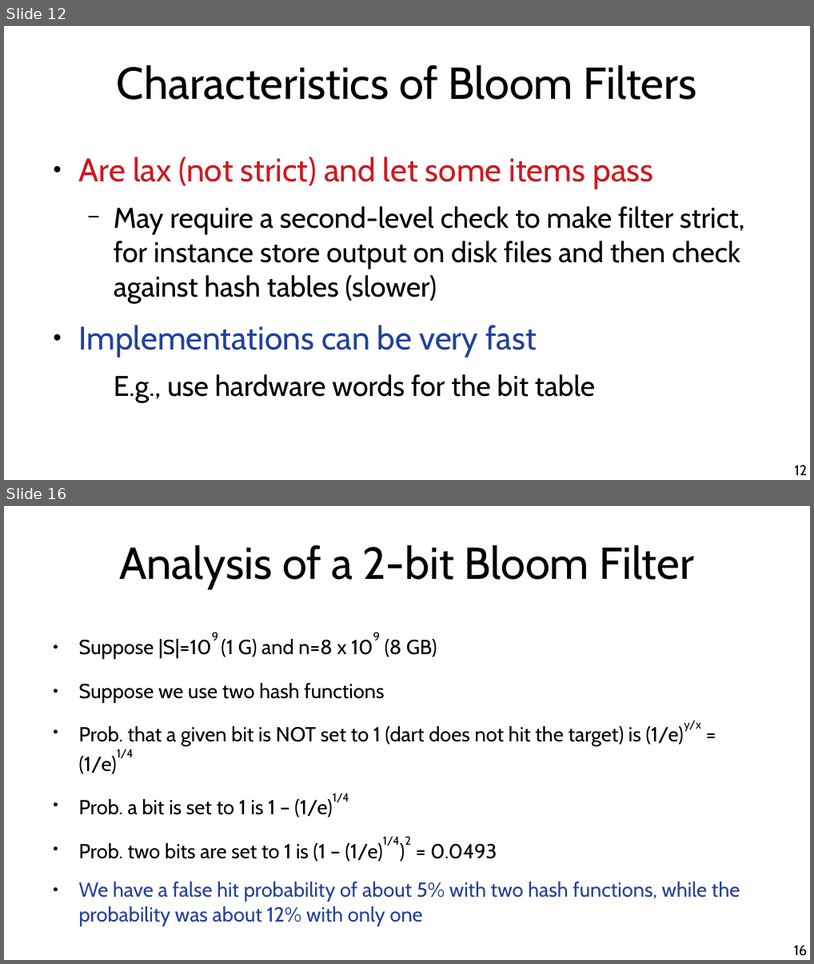
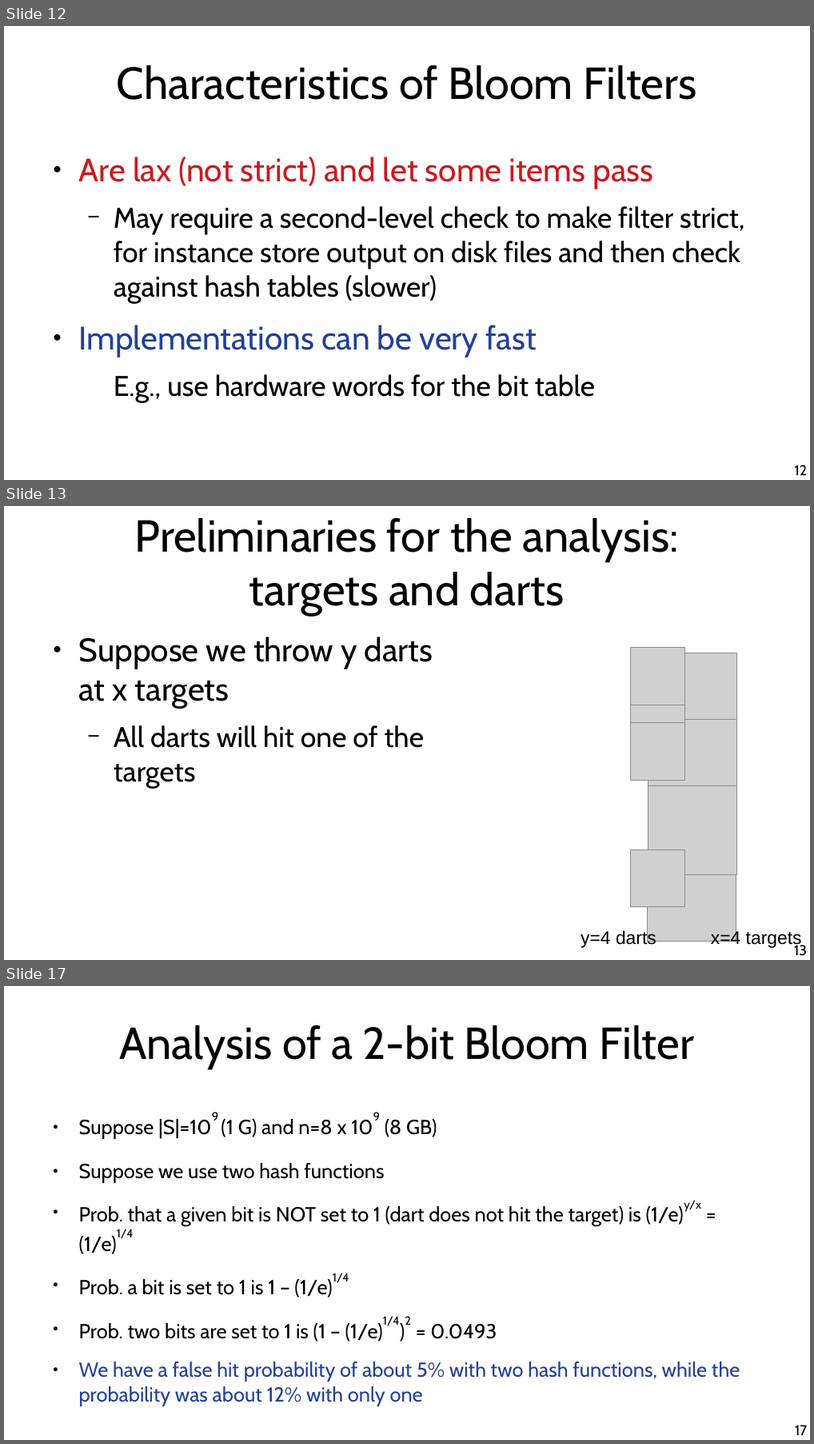
Before and after one commit to chatox/data-mining-course, a slide deck: theory/odp/tt24_bloom_filters.odp. Shown one above the other, each under a label of ours: slides 12 and 16 before the commit, slides 12, 13 and 17 after it; the slides between them are not shown. The pictures are 814x964 and 814x1444 pixels, drawn with LibreOffice and Linux fonts; fonts in the diff are those of the drawing; grey boxes stand for pictures. Boxes give left, top, right and bottom in pixels: in the first picture for what was removed or moved away, otherwise in the second. Text is boxed around its words. In the diff, an @@ line names an element or a change of style, - is before the commit and + after.

```diff
--- a/theory/odp/tt24_bloom_filters.odp
+++ b/theory/odp/tt24_bloom_filters.odp
@@ slide 13 added at box(4, 506, 810, 960), background #FFFFFF @@
@@ title added at box(135, 518, 678, 616), 44 pt, text #000000 @@
+Preliminaries for the analysis:
+targets and darts
@@ text added at box(79, 636, 434, 788), 32 pt, text #000000 @@
+● Suppose we throw y darts at x targets
+  − All darts will hit one of the targets
@@ picture added at box(631, 648, 686, 705) @@
@@ picture added at box(649, 653, 738, 742) @@
@@ picture added at box(631, 705, 686, 762) @@
@@ picture added at box(649, 720, 738, 809) @@
@@ picture added at box(631, 723, 686, 780) @@
@@ picture added at box(649, 785, 738, 875) @@
@@ picture added at box(631, 849, 686, 906) @@
@@ picture added at box(648, 852, 738, 941) @@
@@ text added at box(581, 929, 657, 948), 18 pt, text #000000 @@
+y=4 darts
@@ text added at box(711, 929, 802, 948), 18 pt, text #000000 @@
+x=4 targets
@@ page number added at box(794, 943, 807, 956), 14 pt, text #000000 @@
+13
@@ what was slide 16 is now slide 17 @@
@@ page number at box(795, 1424, 807, 1435): text changed @@
-16
+17
```
Also in this commit, not shown: 3 slides changed, 1 other file.
